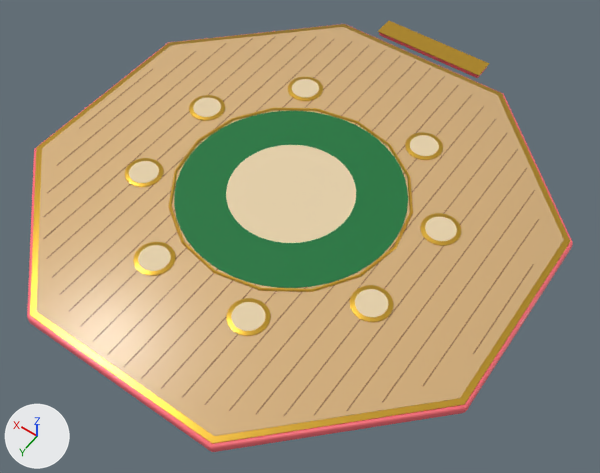
The FBX model blender/export/BasePlatform.fbx as it was, and as the next commit left it.
Rendered twice from a 50 mm camera at (-36.4, 49.2, 71.6) aimed at (-2.5, 1.8, -2.9). Every picture has the same lights, and +X, +Y and +Z are marked at lower left. The older version comes first. Vertices at exactly the same position are counted once.

Names of what the first picture shows: 'BasePlatform'.
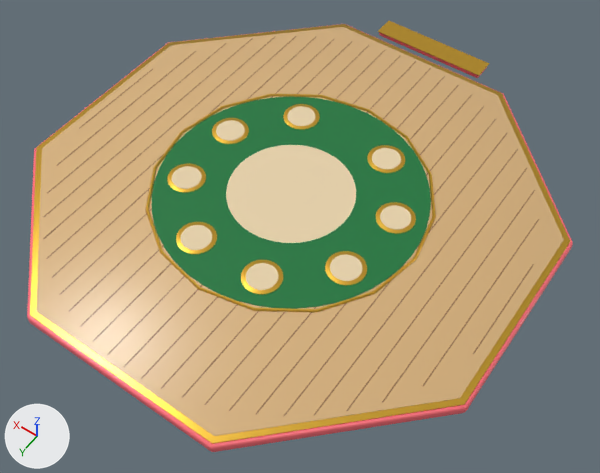
Pixel boxes (x1, y1, x2, y2) of what changed, in the pictures (600 x 473 px; the box of a moved part takes in the faces that stretch with it):
part 1 of me_cylinder, moved or reshaped: before (125, 77, 461, 336); after (146, 94, 436, 312)

Diff of the bpy script that builds the scene:
```diff
--- a/blender/export/BasePlatform.fbx.py
+++ b/blender/export/BasePlatform.fbx.py
@@ me_cylinder @@
 me_cylinder.from_pydata(...)  # 2504 vertices, 4816 faces; spans x -28.6..28.6, y -33.0..28.6, z 0.0..1.6
 # used by ob_baseplatform; location = (0.0, 0.0, 0.0)
+# me_cylinder part 1: 1655 vertices moved from x -18.4..18.4, y -16.9..18.0, z 1.3..1.6 to x -16.2..16.2, y -16.2..16.2, z 1.3..1.6; 71 vertices removed from x -18.1..18.4, y -16.9..17.7, z 1.3..1.6; 71 vertices added at x -13.3..14.9, y -12.6..16.1, z 1.3..1.6
 me_cylinder.materials.append(mat_rim)
```
